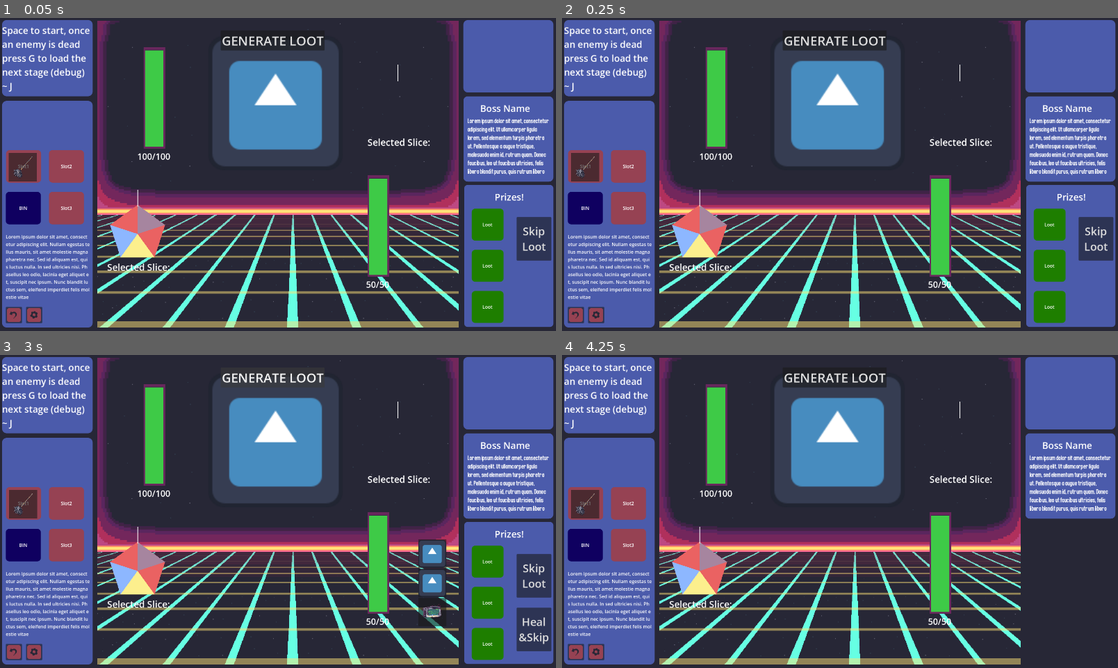
Above: before the commit, frames 1-4 (two rows, left to right).
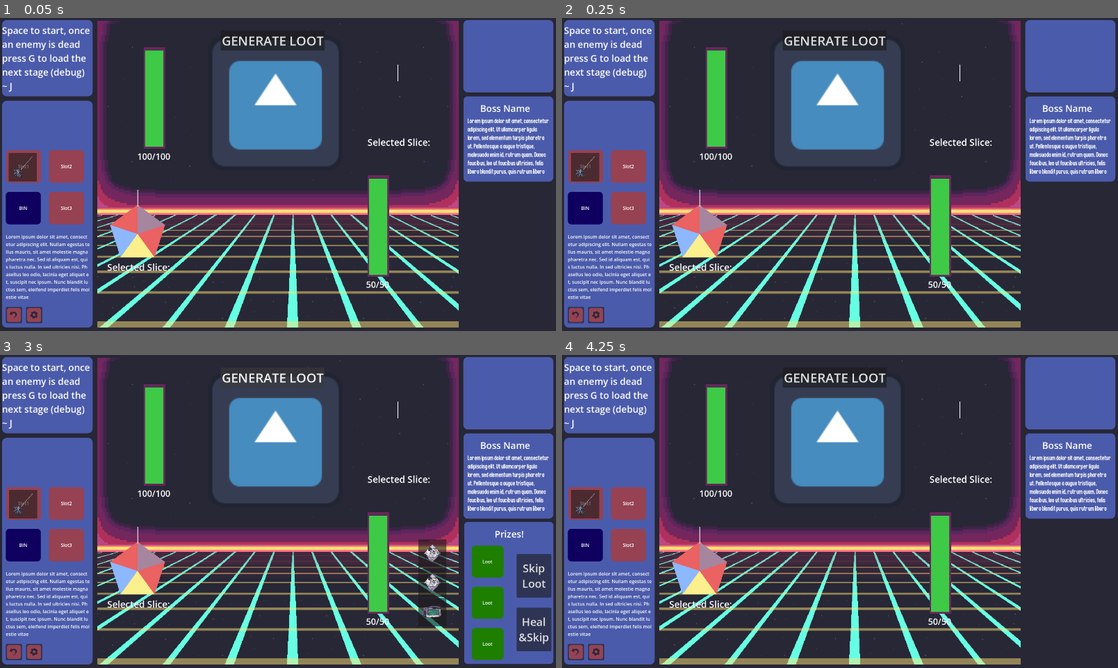
Above: after the commit, the same moments.

Repository: Dragos-F/spinner-autobattler
Game: Godot game, scene res://Scenes/MainScene.tscn
Same seed, same stepped clock (60 frames per second), same inputs: the game is played once before the commit and once after it. This scene is started directly instead of the project's main scene. The engine's default icon, where the game draws it, is replaced by a stand-in: a white triangle on a blue panel in a dark square.
Inputs (mouse positions are in pixels of both pictures, inside the frame that each line leads up to; where the layout moved, square brackets give the same spot in the first picture):
- Up to frame 1 (0.05 s): no input
- Up to frame 2 (0.25 s): no input
- Up to frame 3 (3 s): click (11, 652) at 0.52 s; click (11, 652) [533, 577] at 1.25 s; click (33, 652) at 2 s; click "GENERATE LOOT" at 2.75 s
- Up to frame 4 (4.25 s): click "Skip Loot" at 3.5 s

The runs differ from the first frame. In frame 1, 7.3% of the frame differs, in the area x 83-100%, y 53-99%; in frame 2, 7.3%; in frame 3, 0.8%; in frame 4, nothing differs.

Commit message:
Heal & Skip Functional

Diff:
--- a/Resources/Items/Upgrades/FixUpgrade.tres
+++ b/Resources/Items/Upgrades/FixUpgrade.tres
@@ -1,11 +1,13 @@
 [gd_resource type="Resource" script_class="WheelItem" format=3 uid="uid://byffoamnotj8x"]
 
+[ext_resource type="Texture2D" uid="uid://bvljxc7ggutm1" path="res://VisualAssets/UpgradeDiamondNoStar.png" id="1_fhadh"]
 [ext_resource type="Script" uid="uid://bgfl1jrent3ce" path="res://Scripts/item_brain.gd" id="1_s1dbf"]
 [ext_resource type="Script" uid="uid://cy01mun5xvl48" path="res://Scripts/generic_slice.gd" id="2_ro11f"]
 [ext_resource type="Resource" uid="uid://o2fng7r301q1" path="res://Resources/Slices/Fix.tres" id="3_ro11f"]
 
 [resource]
 script = ExtResource("1_s1dbf")
+icon = ExtResource("1_fhadh")
 stats = Array[ExtResource("2_ro11f")]([ExtResource("3_ro11f")])
 isUpgrade = true
 metadata/_custom_type_script = "uid://bgfl1jrent3ce"
--- a/Resources/Items/Upgrades/HitUpgrade.tres
+++ b/Resources/Items/Upgrades/HitUpgrade.tres
@@ -1,11 +1,13 @@
 [gd_resource type="Resource" script_class="WheelItem" format=3 uid="uid://cmbhg20s3hd60"]
 
 [ext_resource type="Script" uid="uid://bgfl1jrent3ce" path="res://Scripts/item_brain.gd" id="1_5kbfu"]
+[ext_resource type="Texture2D" uid="uid://bvljxc7ggutm1" path="res://VisualAssets/UpgradeDiamondNoStar.png" id="1_tam81"]
 [ext_resource type="Script" uid="uid://cy01mun5xvl48" path="res://Scripts/generic_slice.gd" id="2_lqvnh"]
 [ext_resource type="Resource" uid="uid://brede0qqo48qf" path="res://Resources/Slices/Hit.tres" id="3_ikhqr"]
 
 [resource]
 script = ExtResource("1_5kbfu")
+icon = ExtResource("1_tam81")
 stats = Array[ExtResource("2_lqvnh")]([ExtResource("3_ikhqr")])
 isUpgrade = true
 metadata/_custom_type_script = "uid://bgfl1jrent3ce"
--- a/Resources/Items/Upgrades/JackpotUpgrade.tres
+++ b/Resources/Items/Upgrades/JackpotUpgrade.tres
@@ -1,11 +1,13 @@
 [gd_resource type="Resource" script_class="WheelItem" format=3 uid="uid://bbvbi4n331pd6"]
 
+[ext_resource type="Texture2D" uid="uid://bvljxc7ggutm1" path="res://VisualAssets/UpgradeDiamondNoStar.png" id="1_pils5"]
 [ext_resource type="Script" uid="uid://bgfl1jrent3ce" path="res://Scripts/item_brain.gd" id="1_rwhnt"]
 [ext_resource type="Script" uid="uid://cy01mun5xvl48" path="res://Scripts/generic_slice.gd" id="2_pils5"]
 [ext_resource type="Resource" uid="uid://do72kvdg7yc2d" path="res://Resources/Slices/Jackpot.tres" id="3_rwhnt"]
 
 [resource]
 script = ExtResource("1_rwhnt")
+icon = ExtResource("1_pils5")
 stats = Array[ExtResource("2_pils5")]([ExtResource("3_rwhnt")])
 isUpgrade = true
 metadata/_custom_type_script = "uid://bgfl1jrent3ce"
--- a/Resources/Items/Upgrades/Jakpot+Backfire.tres
+++ b/Resources/Items/Upgrades/Jakpot+Backfire.tres
@@ -1,12 +1,14 @@
 [gd_resource type="Resource" script_class="WheelItem" format=3 uid="uid://bfl8hdyxd4jb"]
 
 [ext_resource type="Script" uid="uid://bgfl1jrent3ce" path="res://Scripts/item_brain.gd" id="1_p7luy"]
+[ext_resource type="Texture2D" uid="uid://bvljxc7ggutm1" path="res://VisualAssets/UpgradeDiamondNoStar.png" id="1_u27hy"]
 [ext_resource type="Script" uid="uid://cy01mun5xvl48" path="res://Scripts/generic_slice.gd" id="2_hosr0"]
 [ext_resource type="Resource" uid="uid://do72kvdg7yc2d" path="res://Resources/Slices/Jackpot.tres" id="3_wvv6w"]
 [ext_resource type="Resource" uid="uid://bq224hmhyl22a" path="res://Resources/Slices/Backfire.tres" id="4_u27hy"]
 
 [resource]
 script = ExtResource("1_p7luy")
+icon = ExtResource("1_u27hy")
 stats = Array[ExtResource("2_hosr0")]([ExtResource("3_wvv6w"), ExtResource("4_u27hy")])
 isUpgrade = true
 metadata/_custom_type_script = "uid://bgfl1jrent3ce"
--- a/Resources/Items/Upgrades/Rush+Stumble.tres
+++ b/Resources/Items/Upgrades/Rush+Stumble.tres
@@ -1,5 +1,6 @@
 [gd_resource type="Resource" script_class="WheelItem" format=3 uid="uid://slf51depicyg"]
 
+[ext_resource type="Texture2D" uid="uid://bvljxc7ggutm1" path="res://VisualAssets/UpgradeDiamondNoStar.png" id="1_3ds7r"]
 [ext_resource type="Script" uid="uid://bgfl1jrent3ce" path="res://Scripts/item_brain.gd" id="1_5707x"]
 [ext_resource type="Script" uid="uid://cy01mun5xvl48" path="res://Scripts/generic_slice.gd" id="2_3ds7r"]
 [ext_resource type="Resource" uid="uid://bgxmuxq8peoyk" path="res://Resources/Slices/Rush.tres" id="3_8q34f"]
@@ -7,6 +8,7 @@
 
 [resource]
 script = ExtResource("1_5707x")
+icon = ExtResource("1_3ds7r")
 stats = Array[ExtResource("2_3ds7r")]([ExtResource("3_8q34f"), ExtResource("4_byyum")])
 isUpgrade = true
 metadata/_custom_type_script = "uid://bgfl1jrent3ce"
--- a/Resources/Items/Upgrades/RushUpgrade.tres
+++ b/Resources/Items/Upgrades/RushUpgrade.tres
@@ -1,11 +1,13 @@
 [gd_resource type="Resource" script_class="WheelItem" format=3 uid="uid://dnu6e3yksyuqj"]
 
+[ext_resource type="Texture2D" uid="uid://bvljxc7ggutm1" path="res://VisualAssets/UpgradeDiamondNoStar.png" id="1_847cy"]
 [ext_resource type="Script" uid="uid://bgfl1jrent3ce" path="res://Scripts/item_brain.gd" id="1_w4f7m"]
 [ext_resource type="Script" uid="uid://cy01mun5xvl48" path="res://Scripts/generic_slice.gd" id="2_irtkb"]
 [ext_resource type="Resource" uid="uid://bgxmuxq8peoyk" path="res://Resources/Slices/Rush.tres" id="3_irtkb"]
 
 [resource]
 script = ExtResource("1_w4f7m")
+icon = ExtResource("1_847cy")
 stats = Array[ExtResource("2_irtkb")]([ExtResource("3_irtkb")])
 isUpgrade = true
 metadata/_custom_type_script = "uid://bgfl1jrent3ce"
--- a/Resources/Items/Upgrades/StallUpgrade.tres
+++ b/Resources/Items/Upgrades/StallUpgrade.tres
@@ -1,11 +1,13 @@
 [gd_resource type="Resource" script_class="WheelItem" format=3 uid="uid://dt43087fni3mn"]
 
+[ext_resource type="Texture2D" uid="uid://bvljxc7ggutm1" path="res://VisualAssets/UpgradeDiamondNoStar.png" id="1_cio8d"]
 [ext_resource type="Script" uid="uid://bgfl1jrent3ce" path="res://Scripts/item_brain.gd" id="1_qfre1"]
 [ext_resource type="Script" uid="uid://cy01mun5xvl48" path="res://Scripts/generic_slice.gd" id="2_aphpo"]
 [ext_resource type="Resource" uid="uid://b2ie68edj5k4j" path="res://Resources/Slices/Stall.tres" id="3_aphpo"]
 
 [resource]
 script = ExtResource("1_qfre1")
+icon = ExtResource("1_cio8d")
 stats = Array[ExtResource("2_aphpo")]([ExtResource("3_aphpo")])
 isUpgrade = true
 metadata/_custom_type_script = "uid://bgfl1jrent3ce"
--- a/Resources/Items/Upgrades/StunUpgrade.tres
+++ b/Resources/Items/Upgrades/StunUpgrade.tres
@@ -1,11 +1,13 @@
 [gd_resource type="Resource" script_class="WheelItem" format=3 uid="uid://s2e3k01kmiq7"]
 
+[ext_resource type="Texture2D" uid="uid://bvljxc7ggutm1" path="res://VisualAssets/UpgradeDiamondNoStar.png" id="1_k6tlm"]
 [ext_resource type="Script" uid="uid://bgfl1jrent3ce" path="res://Scripts/item_brain.gd" id="1_u5cqs"]
 [ext_resource type="Script" uid="uid://cy01mun5xvl48" path="res://Scripts/generic_slice.gd" id="2_lfeis"]
 [ext_resource type="Resource" uid="uid://bwfmjjdlijcyo" path="res://Resources/Slices/Stun.tres" id="3_lfeis"]
 
 [resource]
 script = ExtResource("1_u5cqs")
+icon = ExtResource("1_k6tlm")
 stats = Array[ExtResource("2_lfeis")]([ExtResource("3_lfeis")])
 isUpgrade = true
 metadata/_custom_type_script = "uid://bgfl1jrent3ce"
--- a/Scenes/MainScene.tscn
+++ b/Scenes/MainScene.tscn
@@ -810,6 +810,7 @@
 
 [node name="LootSystem" type="PanelContainer" parent="." unique_id=1101095401 node_paths=PackedStringArray("option_slots", "manager", "heal_button")]
 unique_name_in_owner = true
+visible = false
 anchors_preset = -1
 anchor_left = 0.33489582
 anchor_top = 0.033333335
@@ -820,7 +821,7 @@
 option_slots = [NodePath("HBoxContainer/VBoxContainer/HBoxContainer/Loot1/Loot"), NodePath("HBoxContainer/VBoxContainer/HBoxContainer/Loot2/Loot"), NodePath("HBoxContainer/VBoxContainer/HBoxContainer/Loot3/Loot")]
 pool = SubResource("Resource_1ixrr")
 manager = NodePath("../InventoryManager")
-heal_button = NodePath("HBoxContainer/VBoxContainer/V Box Container/Control2/Button")
+heal_button = NodePath("HBoxContainer/VBoxContainer/V Box Container/Heal&Skip/Button")
 heal_percent = 100.0
 metadata/_edit_use_anchors_ = true
 
@@ -1015,11 +1016,11 @@
 size_flags_stretch_ratio = 0.5
 theme_override_constants/separation = -54
 
-[node name="Control" type="Control" parent="LootSystem/HBoxContainer/VBoxContainer/V Box Container" unique_id=1201860661]
-layout_mode = 2
-size_flags_vertical = 3
-
-[node name="Button" type="Button" parent="LootSystem/HBoxContainer/VBoxContainer/V Box Container/Control" unique_id=2095076613]
+[node name="Skip" type="Control" parent="LootSystem/HBoxContainer/VBoxContainer/V Box Container" unique_id=1201860661]
+layout_mode = 2
+size_flags_vertical = 3
+
+[node name="Button" type="Button" parent="LootSystem/HBoxContainer/VBoxContainer/V Box Container/Skip" unique_id=2095076613]
 custom_minimum_size = Vector2(120, 150)
 custom_maximum_size = Vector2(120, 150)
 layout_mode = 1
@@ -1040,11 +1041,11 @@
 text = "Skip
 Loot"
 
-[node name="Control2" type="Control" parent="LootSystem/HBoxContainer/VBoxContainer/V Box Container" unique_id=76995524]
-layout_mode = 2
-size_flags_vertical = 3
-
-[node name="Button" type="Button" parent="LootSystem/HBoxContainer/VBoxContainer/V Box Container/Control2" unique_id=1692333382]
+[node name="Heal&Skip" type="Control" parent="LootSystem/HBoxContainer/VBoxContainer/V Box Container" unique_id=76995524]
+layout_mode = 2
+size_flags_vertical = 3
+
+[node name="Button" type="Button" parent="LootSystem/HBoxContainer/VBoxContainer/V Box Container/Heal&Skip" unique_id=1692333382]
 visible = false
 custom_minimum_size = Vector2(120, 150)
 custom_maximum_size = Vector2(120, 150)
@@ -1109,8 +1110,9 @@
 [connection signal="mouse_exited" from="LootSystem/HBoxContainer/VBoxContainer/HBoxContainer/Loot2/Loot/PanelContainer3" to="LootSystem/HBoxContainer/VBoxContainer/HBoxContainer/Loot2/Loot" method="_on_mouse_exited"]
 [connection signal="mouse_entered" from="LootSystem/HBoxContainer/VBoxContainer/HBoxContainer/Loot3/Loot/PanelContainer3" to="LootSystem/HBoxContainer/VBoxContainer/HBoxContainer/Loot3/Loot" method="_on_mouse_entered"]
 [connection signal="mouse_exited" from="LootSystem/HBoxContainer/VBoxContainer/HBoxContainer/Loot3/Loot/PanelContainer3" to="LootSystem/HBoxContainer/VBoxContainer/HBoxContainer/Loot3/Loot" method="_on_mouse_exited"]
-[connection signal="pressed" from="LootSystem/HBoxContainer/VBoxContainer/V Box Container/Control/Button" to="LootSystem" method="_on_skip_loot_pressed"]
-[connection signal="pressed" from="LootSystem/HBoxContainer/VBoxContainer/V Box Container/Control2/Button" to="LootSystem" method="_on_skip_loot_pressed"]
+[connection signal="pressed" from="LootSystem/HBoxContainer/VBoxContainer/V Box Container/Skip/Button" to="LootSystem" method="_on_skip_loot_pressed"]
+[connection signal="pressed" from="LootSystem/HBoxContainer/VBoxContainer/V Box Container/Heal&Skip/Button" to="CombatManager" method="_on_heal_skip_pressed"]
+[connection signal="pressed" from="LootSystem/HBoxContainer/VBoxContainer/V Box Container/Heal&Skip/Button" to="LootSystem" method="_on_skip_loot_pressed"]
 [connection signal="pressed" from="GenerateLoot" to="LootSystem" method="spawn_options"]
 
 [editable path="EnemyWheelBundle"]
--- a/combat_manager.gd
+++ b/combat_manager.gd
@@ -74,3 +74,7 @@
 		return
 	var randomwheel = activeWheelSet.pick_random()
 	randomwheel.wheel.DisableRandomSlices(count,10)
+
+
+func _on_heal_skip_pressed() -> void:
+	PlayerEntity.changehealth(100)
Binary file added: VisualAssets/UpgradeDiamondNoStar.png
Not shown, added: VisualAssets/UpgradeDiamondNoStar.png.import
